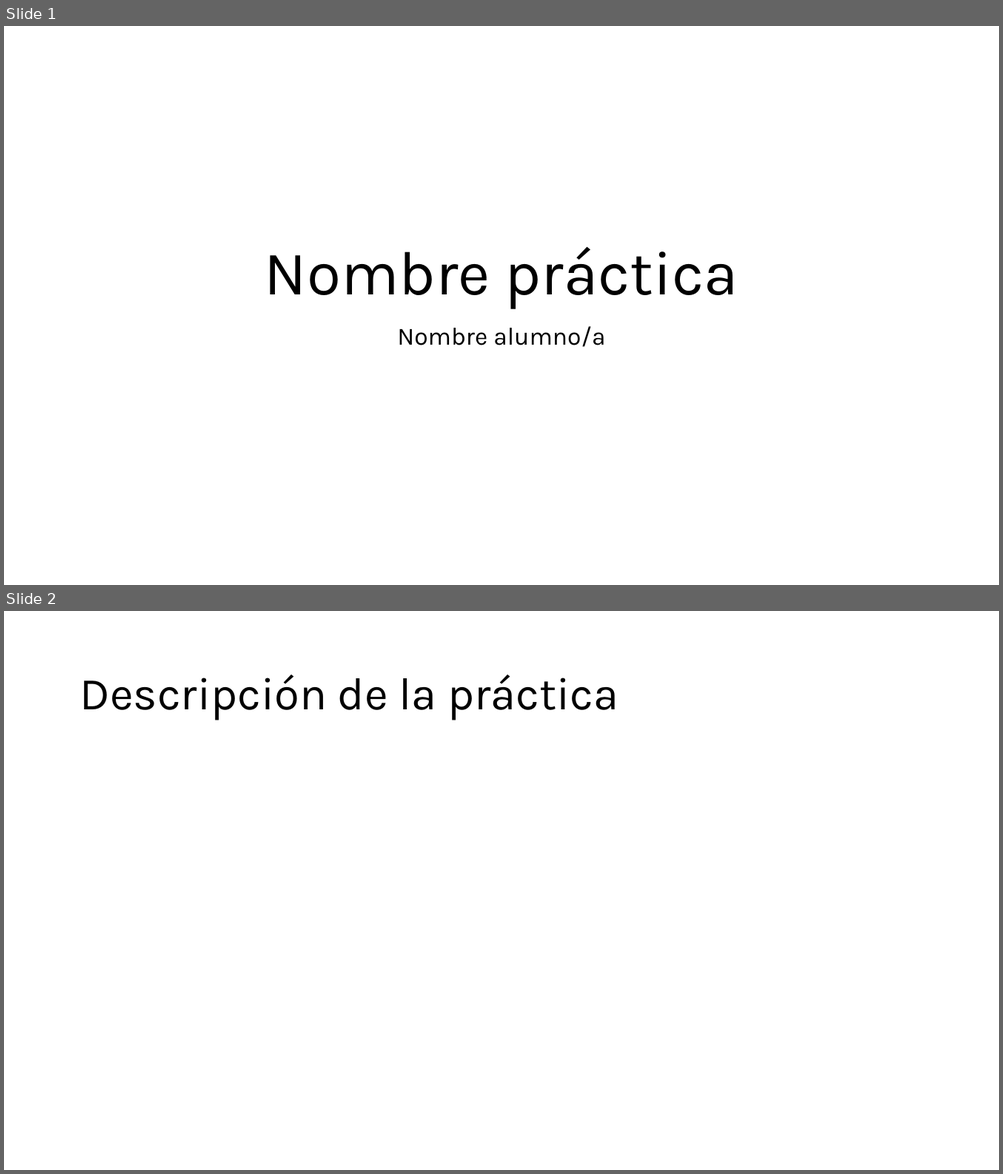
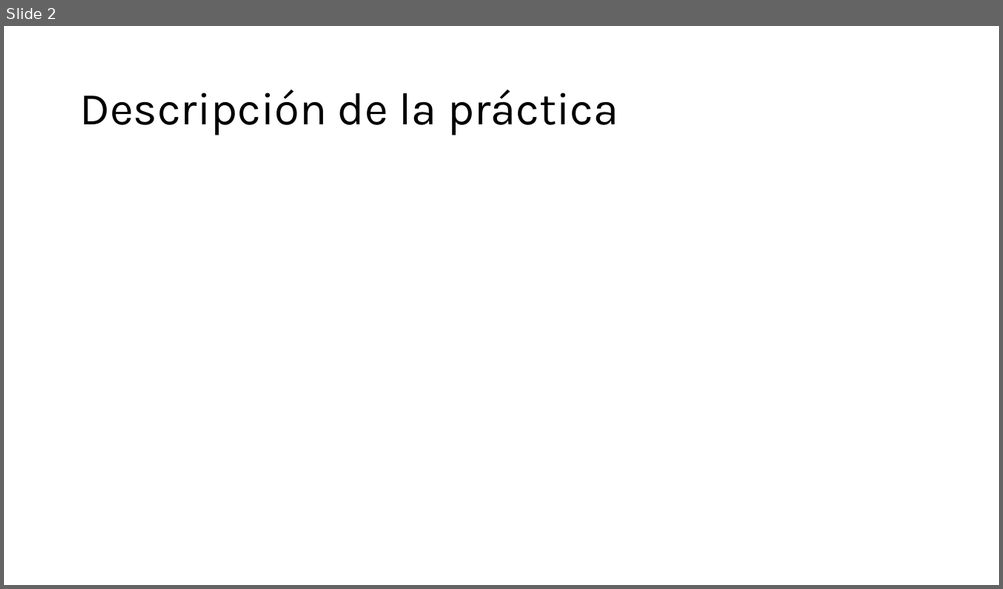
Before and after one commit to AntonioLuis3181/DIDAHE, a slide deck: T2 - Práctica React - 29012026/T2 - Presentación práctica.pptx. Shown one above the other, each under a label of ours: slides 1 and 2 before the commit, slide 2 after it. The pictures are 1003x1174 and 1003x589 pixels, drawn with LibreOffice and Linux fonts; fonts in the diff are those of the drawing. Boxes give left, top, right and bottom in pixels: in the first picture for what was removed or moved away, otherwise in the second. Text is boxed around its words. In the diff, an @@ line names an element or a change of style, - is before the commit and + after.

```diff
--- a/T2 - Práctica React - 29012026/T2 - Presentación práctica.pptx
+++ b/T2 - Práctica React - 29012026/T2 - Presentación práctica.pptx
@@ slide 1 removed at [4,26,999,585], background #FFFFFF @@
@@ title removed at [264,247,738,309] @@
-Nombre práctica
@@ subtitle removed at [397,326,605,347] @@
-Nombre alumno/a
```
Also in this commit, not shown: 1 slide changed, 1 slide added, 1 other file.
